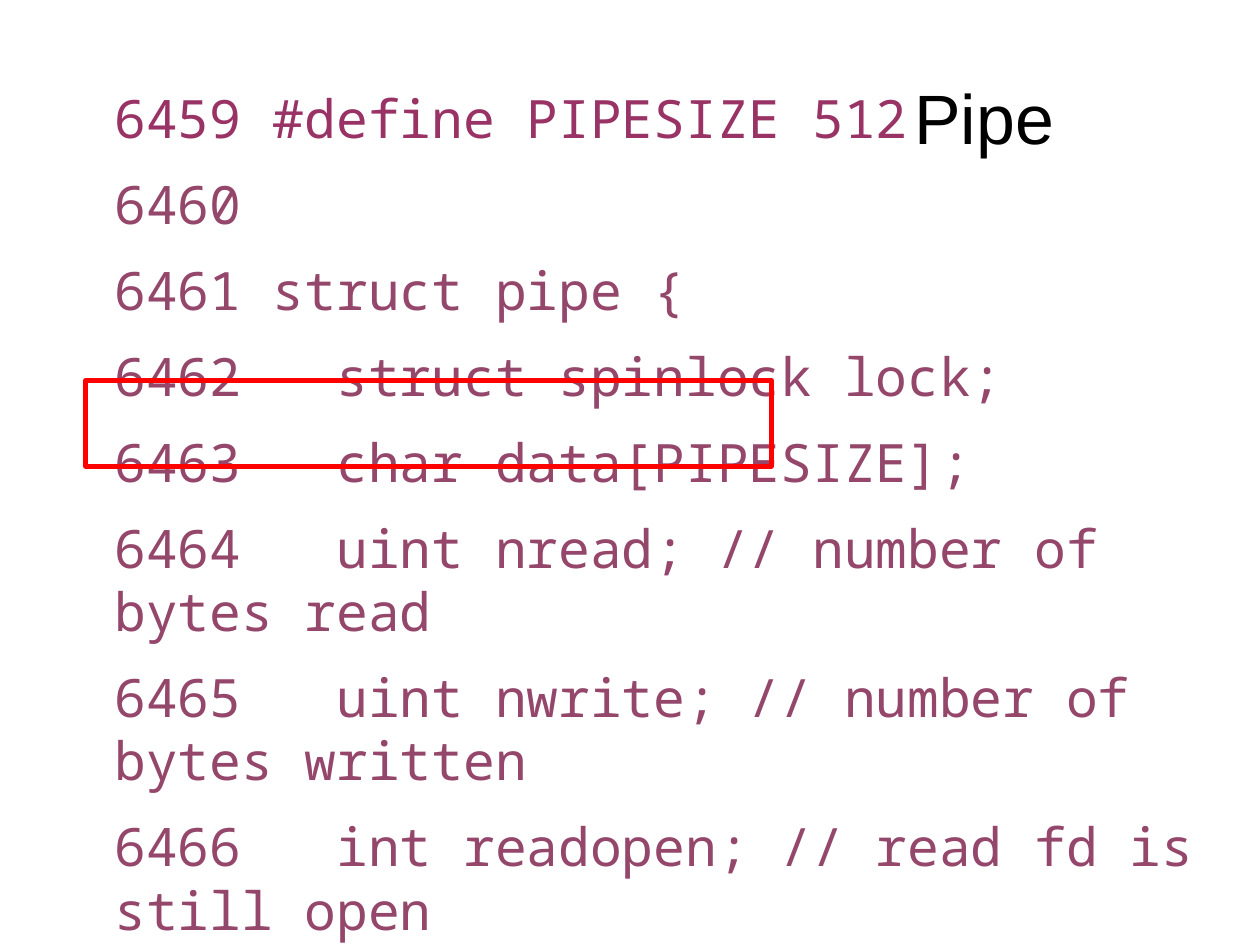
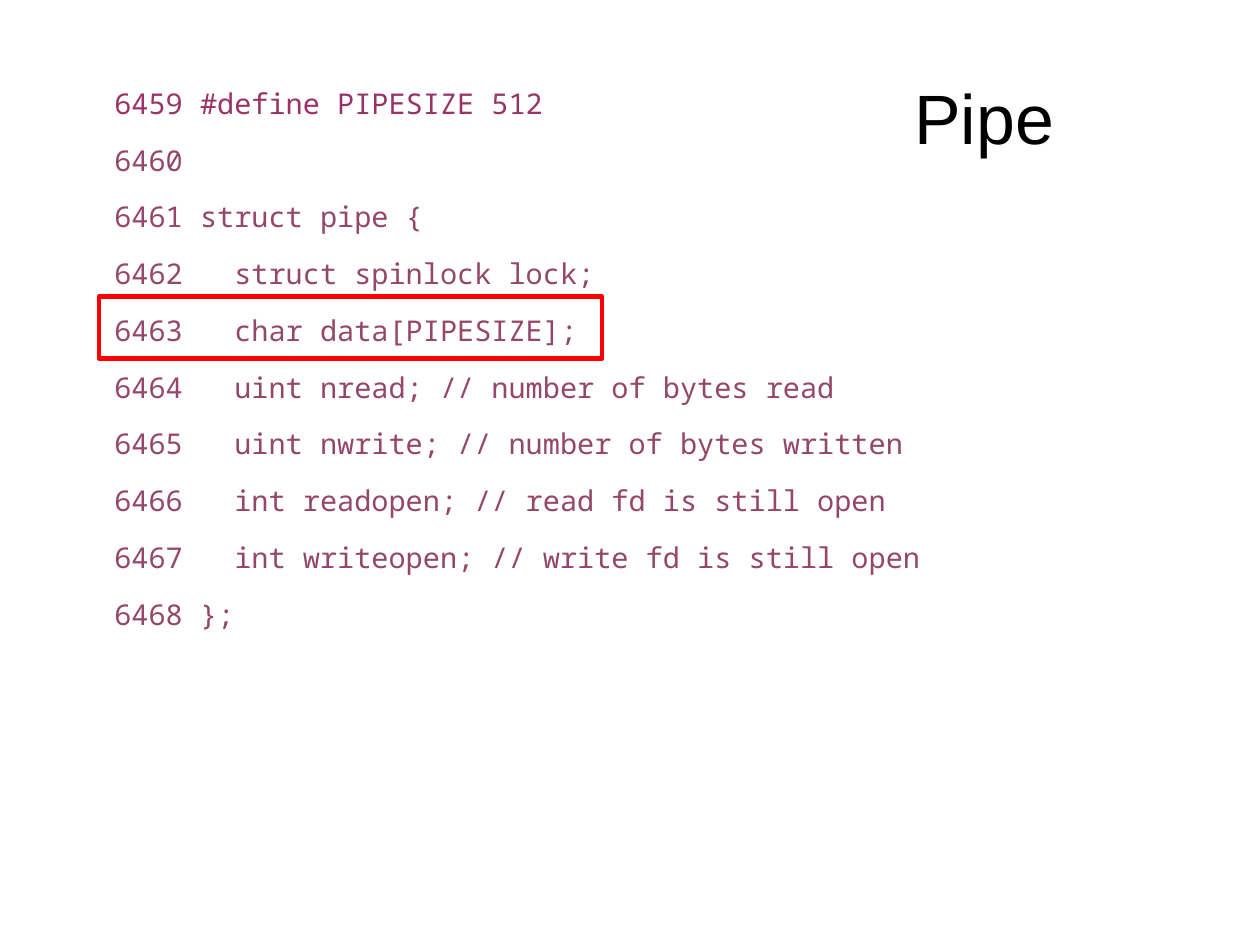
Before and after one commit to mars-research/cs5460, a slide deck: slide 101 of static/lectures/lecture13-synchronization/lecture13-synchronization.pptx (slide 102 before the commit). Drawn at 1260x945 pixels with LibreOffice and Linux fonts; fonts in the diff are those of the drawing. Boxes give left, top, right and bottom in pixels: in the first picture for what was removed or moved away, otherwise in the second. Text is boxed around its words. In the diff, an @@ line names an element or a change of style, - is before the commit and + after.

```diff
--- a/static/lectures/lecture13-synchronization/lecture13-synchronization.pptx
+++ b/static/lectures/lecture13-synchronization/lecture13-synchronization.pptx
@@ text "6459 #define PIPESIZE 512" at box(114, 92, 920, 626): size 33.3 to 18 pt @@
@@ freeform shape: place and size @@
-freeform shape at box(86, 381, 772, 466)
+freeform shape at box(99, 297, 603, 359)
```
Also in this commit, not shown: 14 other slides changed, 4 other files.
